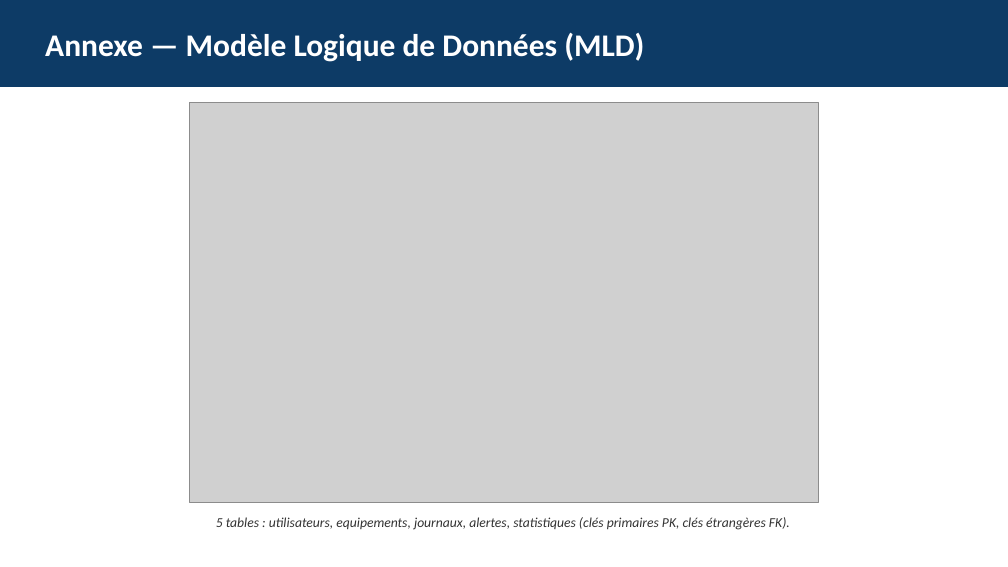
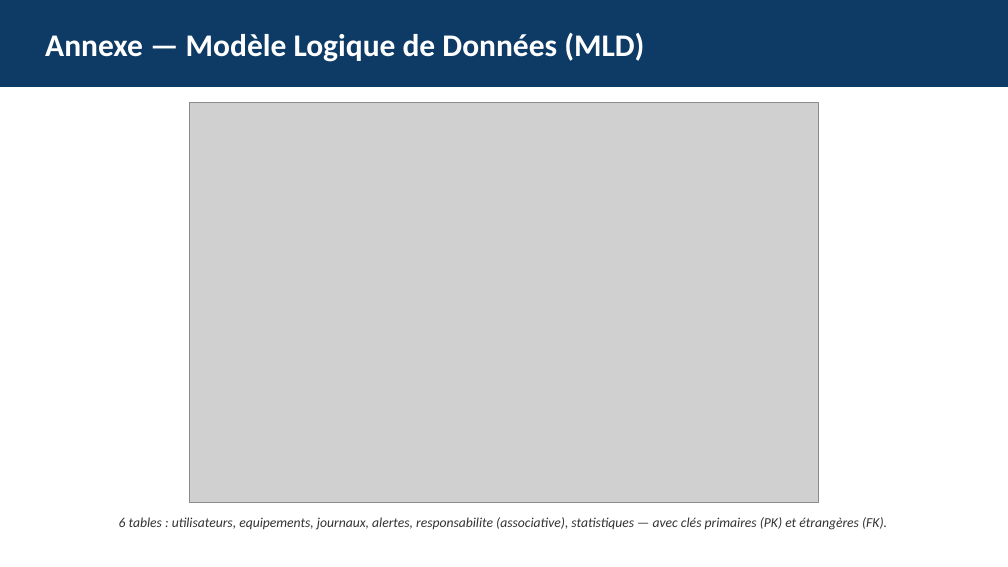
Before and after one commit to esperanceykouassi-bit/Supervision-reseau, a slide deck: slide 37 of soutenance/presentation-projet.pptx. Drawn at 1008x567 pixels with LibreOffice and Linux fonts; fonts in the diff are those of the drawing; grey boxes stand for pictures. Boxes give left, top, right and bottom in pixels: in the first picture for what was removed or moved away, otherwise in the second. Text is boxed around its words. In the diff, an @@ line names an element or a change of style, - is before the commit and + after.

```diff
--- a/soutenance/presentation-projet.pptx
+++ b/soutenance/presentation-projet.pptx
@@ text at <box>119,517,887,530</box>: text changed @@
-5 tables : utilisateurs, equipements, journaux, alertes, statistiques (clés primaires PK, clés étrangères FK).
+6 tables : utilisateurs, equipements, journaux, alertes, responsabilite (associative), statistiques — avec clés primaires (PK) et étrangères (FK).
```
Also in this commit, not shown: 2 other slides changed, 6 other files.
